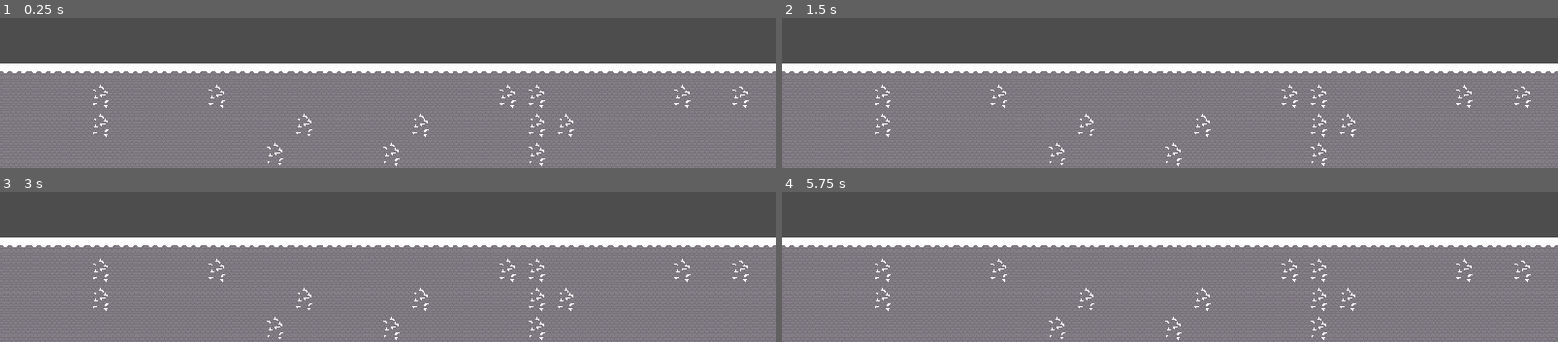
Above: before the commit, frames 1-4 (two rows, left to right).
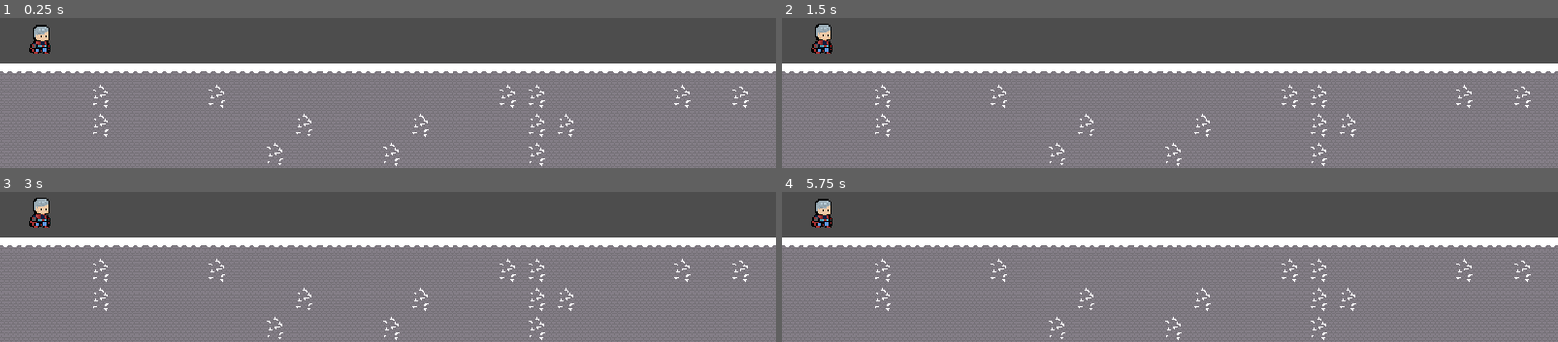
Above: after the commit, the same moments.

Repository: Gustavo7239/DoneHill-TheForgottenWar-DEMO
Game: Godot game, scene res://Terrains/Dev_terrain/Scene/Dev_terrain.tscn
Same seed, same stepped clock (60 frames per second), same inputs: the game is played once before the commit and once after it.
Inputs:
- Up to frame 1 (0.25 s): no input
- Up to frame 2 (1.5 s): tap Enter at 0.5 s; tap Space at 1.25 s
- Up to frame 3 (3 s): tap Enter at 2 s; tap Space at 2.75 s
- Up to frame 4 (5.75 s): tap Enter at 3.5 s; tap Space at 4.25 s

The runs differ from the first frame. In frame 1, 0.4% of the frame differs, in the area x 3-7%, y 4-24%; in frame 2, 0.4%; in frame 3, 0.4%, in the area x 3-7%, y 3-24%; in frame 4, 0.4%.

Commit message:
Añadir player a Dev_terrain

Diff:
--- a/DoneHill_The_Forgotten_war_DEMO/Characters/Player/Scenes/player.tscn
+++ b/DoneHill_The_Forgotten_war_DEMO/Characters/Player/Scenes/player.tscn
@@ -23,9 +23,25 @@
 offsets = PackedFloat32Array(0, 0.506667, 1)
 colors = PackedColorArray(0.388235, 0.607843, 1, 1, 0.418186, 0.627678, 1, 1, 0.388235, 0.607843, 1, 1)
 
-[sub_resource type="Animation" id="Animation_j56je"]
-resource_name = "Idle"
-length = 1.95
+[sub_resource type="Animation" id="Animation_yst3j"]
+resource_name = "Fall"
+length = 0.1
+tracks/0/type = "value"
+tracks/0/imported = false
+tracks/0/enabled = true
+tracks/0/path = NodePath("PlayerSprite:frame")
+tracks/0/interp = 1
+tracks/0/loop_wrap = true
+tracks/0/keys = {
+"times": PackedFloat32Array(0),
+"transitions": PackedFloat32Array(1),
+"update": 1,
+"values": [18]
+}
+
+[sub_resource type="Animation" id="Animation_t3tx1"]
+resource_name = "Golpe"
+length = 0.65
 loop_mode = 1
 tracks/0/type = "value"
 tracks/0/imported = false
@@ -34,10 +50,42 @@
 tracks/0/interp = 1
 tracks/0/loop_wrap = true
 tracks/0/keys = {
-"times": PackedFloat32Array(0, 0.3, 0.6, 0.9, 1.2, 1.5, 1.8),
-"transitions": PackedFloat32Array(1, 1, 1, 1, 1, 1, 1),
+"times": PackedFloat32Array(0, 0.3),
+"transitions": PackedFloat32Array(1, 1),
 "update": 1,
-"values": [0, 1, 2, 3, 4, 5, 6]
+"values": [25, 26]
+}
+
+[sub_resource type="Animation" id="Animation_j56je"]
+resource_name = "Idle"
+length = 2.35
+loop_mode = 1
+tracks/0/type = "value"
+tracks/0/imported = false
+tracks/0/enabled = true
+tracks/0/path = NodePath("PlayerSprite:frame")
+tracks/0/interp = 1
+tracks/0/loop_wrap = true
+tracks/0/keys = {
+"times": PackedFloat32Array(0, 0.3, 0.6, 0.9, 1.2, 1.5, 1.8, 2.1),
+"transitions": PackedFloat32Array(1, 1, 1, 1, 1, 1, 1, 1),
+"update": 1,
+"values": [0, 1, 2, 3, 4, 5, 6, 5]
+}
+
+[sub_resource type="Animation" id="Animation_ompag"]
+resource_name = "Jump"
+tracks/0/type = "value"
+tracks/0/imported = false
+tracks/0/enabled = true
+tracks/0/path = NodePath("PlayerSprite:frame")
+tracks/0/interp = 1
+tracks/0/loop_wrap = true
+tracks/0/keys = {
+"times": PackedFloat32Array(0, 0.2),
+"transitions": PackedFloat32Array(1, 1),
+"update": 1,
+"values": [16, 17]
 }
 
 [sub_resource type="Animation" id="Animation_sojd6"]
@@ -70,54 +118,6 @@
 "transitions": PackedFloat32Array(1, 1, 1, 1),
 "update": 1,
 "values": [8, 9, 10, 11]
-}
-
-[sub_resource type="Animation" id="Animation_t3tx1"]
-resource_name = "Golpe"
-length = 0.65
-loop_mode = 1
-tracks/0/type = "value"
-tracks/0/imported = false
-tracks/0/enabled = true
-tracks/0/path = NodePath("PlayerSprite:frame")
-tracks/0/interp = 1
-tracks/0/loop_wrap = true
-tracks/0/keys = {
-"times": PackedFloat32Array(0, 0.3),
-"transitions": PackedFloat32Array(1, 1),
-"update": 1,
-"values": [25, 26]
-}
-
-[sub_resource type="Animation" id="Animation_ompag"]
-resource_name = "Jump"
-tracks/0/type = "value"
-tracks/0/imported = false
-tracks/0/enabled = true
-tracks/0/path = NodePath("PlayerSprite:frame")
-tracks/0/interp = 1
-tracks/0/loop_wrap = true
-tracks/0/keys = {
-"times": PackedFloat32Array(0, 0.2),
-"transitions": PackedFloat32Array(1, 1),
-"update": 1,
-"values": [16, 17]
-}
-
-[sub_resource type="Animation" id="Animation_yst3j"]
-resource_name = "Fall"
-length = 0.1
-tracks/0/type = "value"
-tracks/0/imported = false
-tracks/0/enabled = true
-tracks/0/path = NodePath("PlayerSprite:frame")
-tracks/0/interp = 1
-tracks/0/loop_wrap = true
-tracks/0/keys = {
-"times": PackedFloat32Array(0),
-"transitions": PackedFloat32Array(1),
-"update": 1,
-"values": [18]
 }
 
 [sub_resource type="Animation" id="Animation_q556i"]
@@ -159,6 +159,7 @@
 [node name="ZenPulse" type="CPUParticles2D" parent="PlayerSprite"]
 position = Vector2(0, 6.11236)
 scale = Vector2(0.179775, 0.179775)
+emitting = false
 amount = 1
 lifetime = 3.0
 texture = SubResource("GradientTexture2D_qlait")
--- a/DoneHill_The_Forgotten_war_DEMO/Terrains/Dev_terrain/Scene/Dev_terrain.tscn
+++ b/DoneHill_The_Forgotten_war_DEMO/Terrains/Dev_terrain/Scene/Dev_terrain.tscn
@@ -1,9 +1,10 @@
-[gd_scene load_steps=5 format=3 uid="uid://cxt0hp6586pxh"]
+[gd_scene load_steps=6 format=3 uid="uid://cxt0hp6586pxh"]
 
 [ext_resource type="PackedScene" uid="uid://dm624kgmgci67" path="res://Terrains/Montaña_helada_terrain/Scene/montaña_helada_tile_map.tscn" id="1_3h8qh"]
 [ext_resource type="PackedScene" uid="uid://4emjx6r3ux85" path="res://Terrains/Arena_terrain/Scene/Arena_tile_map.tscn" id="2_e3ckp"]
 [ext_resource type="PackedScene" uid="uid://cqu3tfqxoosxe" path="res://Terrains/Cueva_terrain/Scene/cueva_tile_map.tscn" id="3_8ow5q"]
 [ext_resource type="PackedScene" uid="uid://dh7ctq67q8n86" path="res://Terrains/Desierto_terrain/Scene/desierto_tile_map.tscn" id="4_0q55q"]
+[ext_resource type="PackedScene" uid="uid://ci1vsvvvcnrq6" path="res://Characters/Player/Scenes/player.tscn" id="5_8scee"]
 
 [node name="DevTerrain" type="Node2D"]
 
@@ -19,3 +20,7 @@
 
 [node name="Desierto_tile_map" parent="." instance=ExtResource("4_0q55q")]
 layer_0/tile_data = PackedInt32Array(1048678, 131072, 1, 983142, 65536, 1, 917606, 131072, 1, 852070, 65536, 1, 786534, …(5230 unchanged characters)…
+
+[node name="Player" parent="." instance=ExtResource("5_8scee")]
+position = Vector2(46, 332)
+scale = Vector2(0.25, 0.25)
Not shown: 1 places in DoneHill_The_Forgotten_war_DEMO/GUI/HUD/Resource/Souls_bar/Soul_jar.tscn that only renumber resources
Not shown: 1 places in DoneHill_The_Forgotten_war_DEMO/GUI/HUD/Scene/HUD.tscn that only renumber resources
